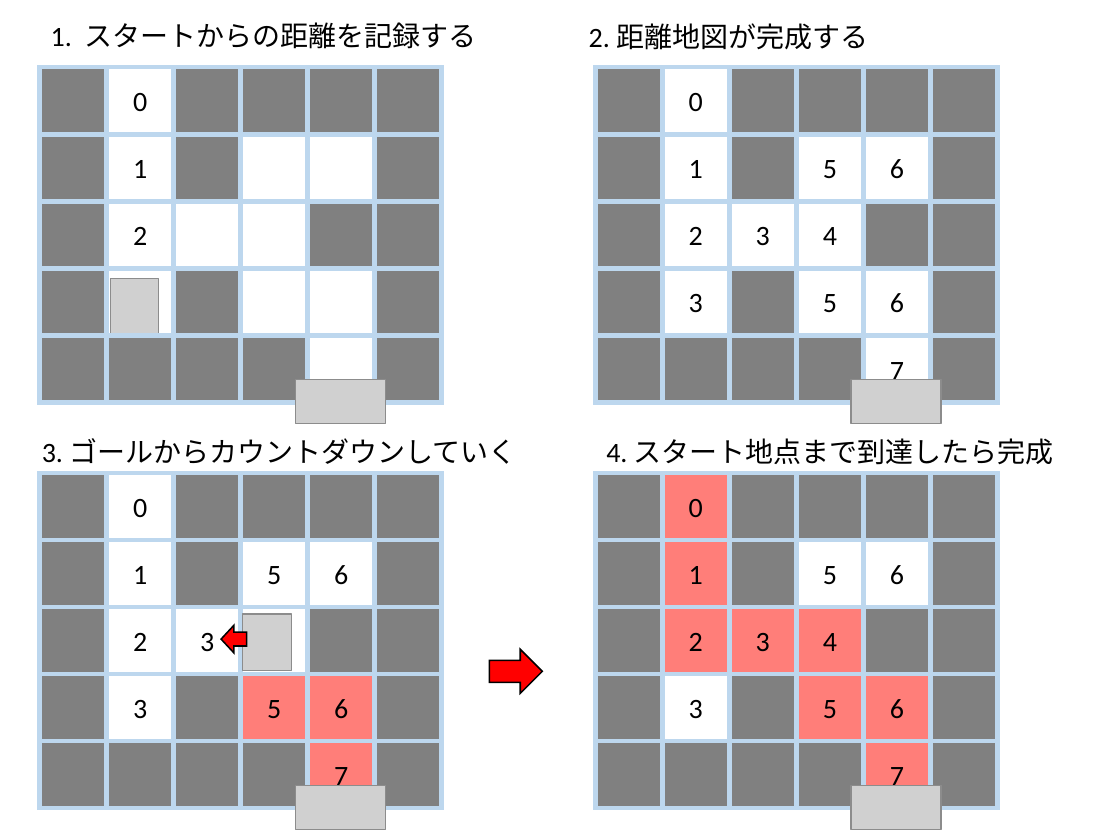
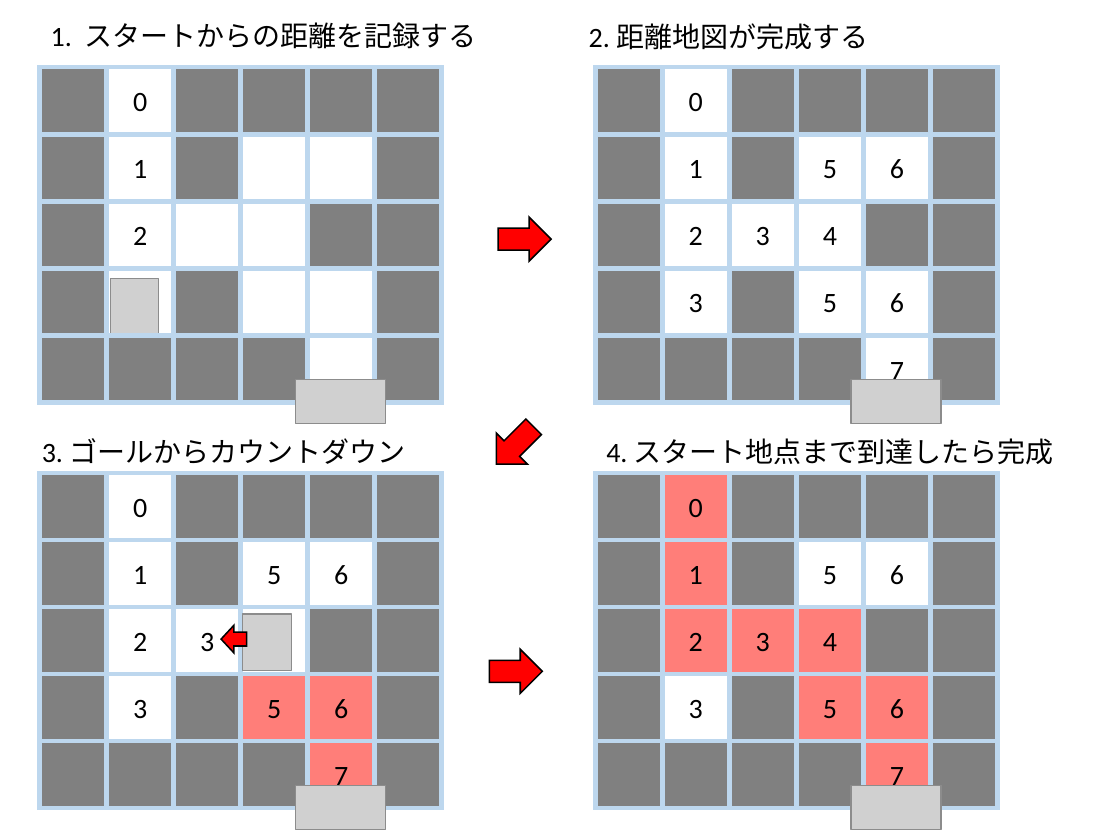
Before and after one commit to kaityo256/python_zero, a slide deck: slide 7 of recursion/fig/fig.pptx. Drawn at 1120x840 pixels with LibreOffice and Linux fonts; fonts in the diff are those of the drawing; grey boxes stand for pictures. Boxes give left, top, right and bottom in pixels: in the first picture for what was removed or moved away, otherwise in the second. Text is boxed around its words. In the diff, an @@ line names an element or a change of style, - is before the commit and + after.

```diff
--- a/recursion/fig/fig.pptx
+++ b/recursion/fig/fig.pptx
@@ right arrow added at bbox=[498, 217, 551, 261], fill #FF0000, outline #000000 1 pt @@
@@ right arrow added at bbox=[481, 411, 549, 479], fill #FF0000, outline #000000 1 pt @@
@@ text at bbox=[42, 438, 405, 464]: text changed @@
-3. ゴールからカウントダウンしていく
+3. ゴールからカウントダウン
```
Also in this commit, not shown: 3 other files.
